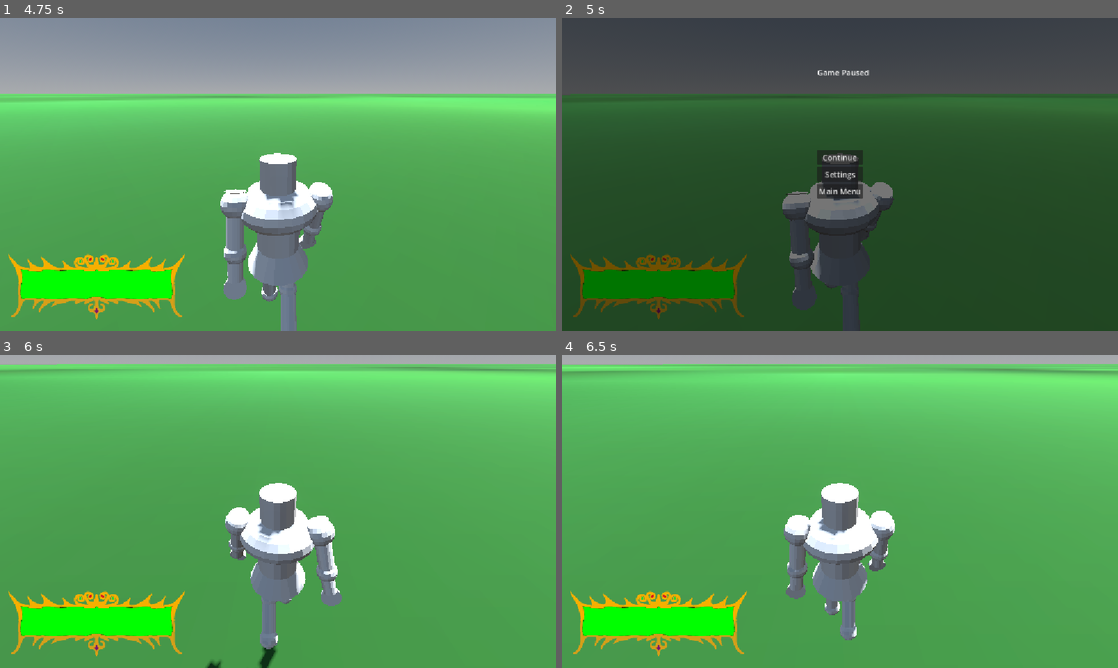
Above: before the commit, frames 1-4 (two rows, left to right).
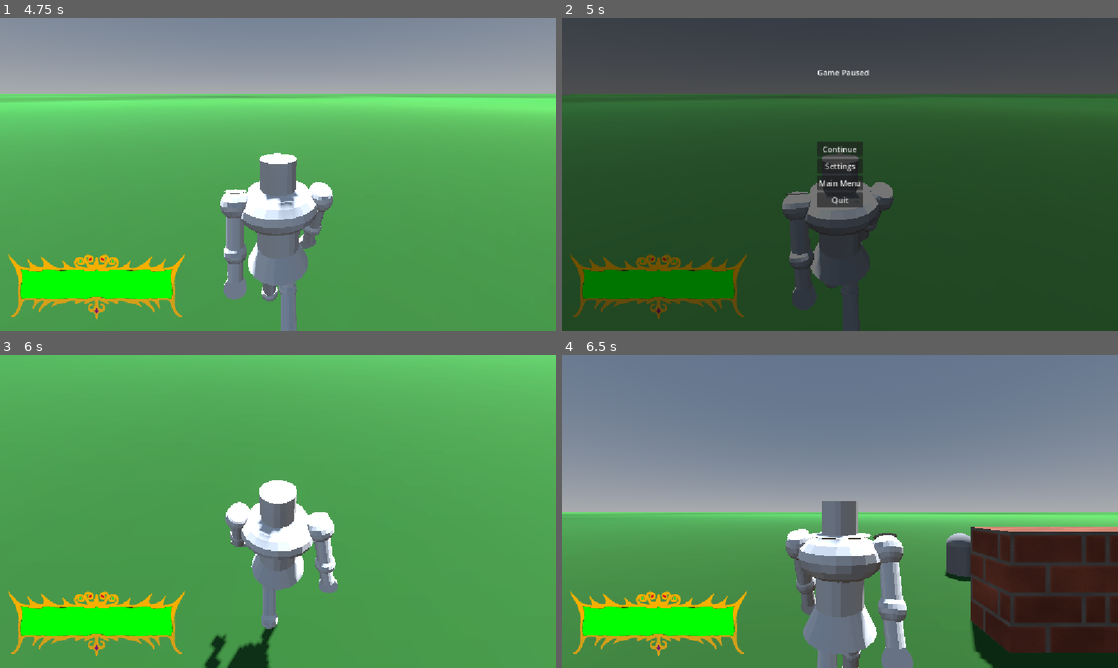
Above: after the commit, the same moments.

Repository: AttilaB-7299/3d-game
Game: Godot game, scene res://UI/Menu/main_menu.tscn
Two runs of this game, one before a commit and one after it. Both use one fixed random seed, a clock stepped at 60 frames per second and the inputs below.
Inputs (mouse positions are in pixels of both pictures, inside the frame that each line leads up to):
- Up to frame 1 (4.75 s): click "Play" at 0.5 s; tap Enter at 1.25 s; move the mouse to (305, 174) at 1.27 s; hold Shift (sprint) 1.28-2.03 s; hold W (move forward) from 1.28 s (still down); click (305, 174) at 1.42 s; tap Space (jump) at 1.52, 2.27, 3.77, 4.52 s; move the mouse to (250, 174) at 2.02 s; click (250, 174) at 2.1 s; tap Shift (sprint) at 2.3, 3.8 s; move the mouse to (289, 168) at 2.77 s; hold Shift (sprint) 2.78-3.53 s; move the mouse to (272, 180) at 3.52 s; tap F at 3.6 s; click (272, 180) at 3.67 s; move the mouse to (316, 177) at 4.27 s; hold Shift (sprint) from 4.28 s (still down); tap P at 4.35 s
- Up to frame 2 (5 s): keep holding W (move forward); keep holding Shift (sprint); tap Caps Lock (pause game) at 4.9 s
- Up to frame 3 (6 s): release W (move forward) at 5 s; release Shift (sprint) at 5 s; click "Continue" at 5 s; tap Space (jump) at 5.75 s; move the mouse to (233, 508) at 5.77 s; hold W (move forward) from 5.78 s (still down); tap Shift (sprint) at 5.85 s
- Up to frame 4 (6.5 s): keep holding W (move forward); tap Space (jump) at 6.02 s; tap R (reload scene) at 6.4 s

Frame 1 is identical in both runs. In frame 2, 0.9% of the frame differs, in the area x 45-55%, y 39-61%; in frame 3, 12%; in frame 4, 72%, in the area x 0-100%, y 0-100%.

Commit message:
added quit button to main menu

Diff:
--- a/Models/Player/player.gd
+++ b/Models/Player/player.gd
@@ -55,25 +55,11 @@
 	handleAttack()
 	handleMovement()
 	handleJump()
-	# if Input.is_action_just_pressed("quit"):
-	# 	get_tree().quit()
 	if Input.is_action_just_pressed("pause game"):
 		get_tree().current_scene.add_child(pause_menu.instantiate())
 		get_tree().paused = true
-		# get_tree().reload_current_scene()
-	# Get the input direction and handle the movement/deceleration.
-	#var input_dir := Input.get_vector("move left", "move right", "move forward", "move back")
-	#var direction := (transform.basis * Vector3(input_dir.x, 0, input_dir.y)).normalized()
-	#if direction:
-		#moving = true
-		#if (!hitting && !running):
-			#blockbench_export._playAnim("walk")
-		#velocity.x = direction.x * SPEED * sprintSpeed
-		#velocity.z = direction.z * SPEED * sprintSpeed
-	#else:
-		#moving = false
-		#velocity.x = move_toward(velocity.x, 0, SPEED)
-		#velocity.z = move_toward(velocity.z, 0, SPEED)
+	if Input.is_action_just_pressed("reload scene"):
+		get_tree().reload_current_scene()
 
 	move_and_slide()
 
--- a/UI/Menu/pause_menu.gd
+++ b/UI/Menu/pause_menu.gd
@@ -27,3 +27,6 @@
 	get_tree().paused = false
 	Input.mouse_mode = Input.MOUSE_MODE_CAPTURED
 	queue_free()
+
+func _on_quit_button_pressed() -> void:
+	get_tree().quit()
--- a/UI/Menu/pause_menu.tscn
+++ b/UI/Menu/pause_menu.tscn
@@ -56,6 +56,12 @@
 layout_mode = 2
 text = "Main Menu"
 
+[node name="QuitButton" type="Button" parent="Control/CenterContainer/VBoxContainer" unique_id=78483837]
+unique_name_in_owner = true
+layout_mode = 2
+text = "Quit"
+
 [connection signal="pressed" from="Control/CenterContainer/VBoxContainer/ContinueButton" to="." method="_on_continue_button_pressed"]
 [connection signal="pressed" from="Control/CenterContainer/VBoxContainer/SettingsButton" to="." method="_on_settings_button_pressed"]
 [connection signal="pressed" from="Control/CenterContainer/VBoxContainer/MainMenuButton" to="." method="_on_main_menu_button_pressed"]
+[connection signal="pressed" from="Control/CenterContainer/VBoxContainer/QuitButton" to="." method="_on_quit_button_pressed"]
--- a/project.godot
+++ b/project.godot
@@ -130,6 +130,7 @@
 "pause game"={
 "deadzone": 0.2,
 "events": [Object(InputEventKey,"resource_local_to_scene":false,"resource_name":"","device":-1,"window_id":0,"alt_press …(195 unchanged characters)…
+, Object(InputEventKey,"resource_local_to_scene":false,"resource_name":"","device":-1,"window_id":0,"alt_pressed":false,"shift_pressed":false,"ctrl_pressed":false,"meta_pressed":false,"pressed":false,"keycode":0,"physical_keycode":4194305,"key_label":0,"unicode":0,"location":0,"echo":false,"script":null)
 ]
 }
 
